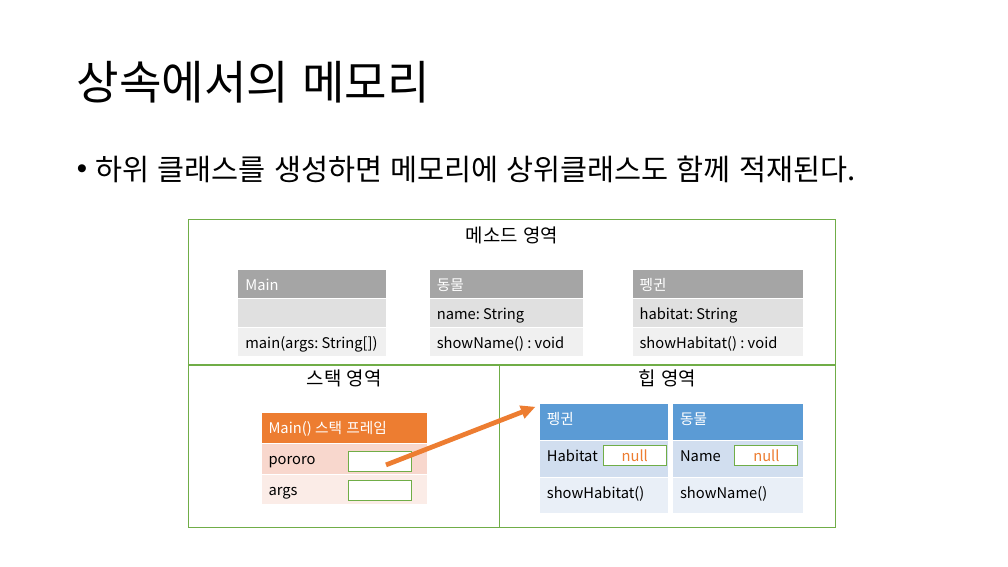
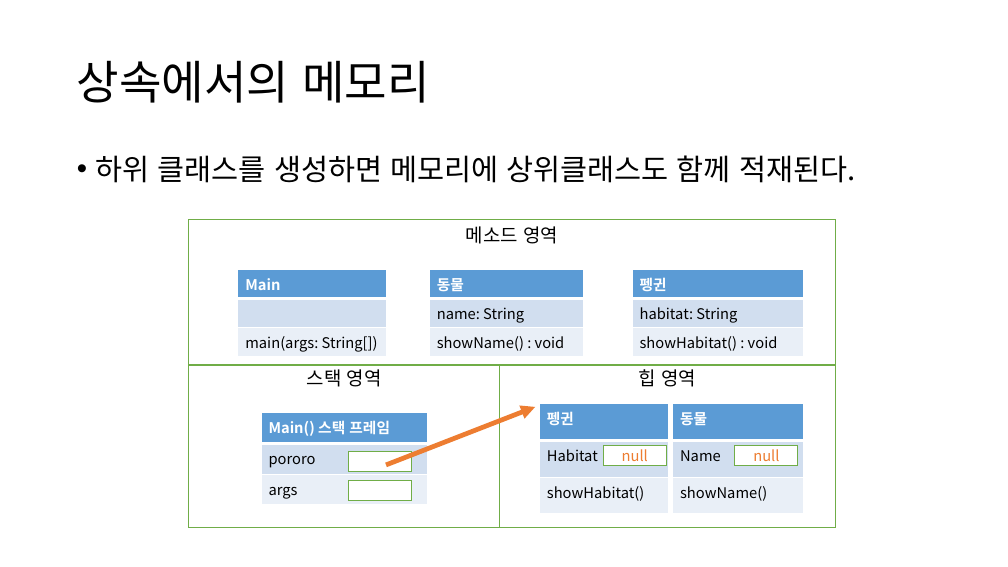
Before and after one commit to YonghoChoi/develop-note, a slide deck: slide 22 of ppt/객체지향 기본.pptx. Drawn at 1008x567 pixels with LibreOffice and Linux fonts; fonts in the diff are those of the drawing. Boxes give left, top, right and bottom in pixels: in the first picture for what was removed or moved away, otherwise in the second. Text is boxed around its words. In the diff, an @@ line names an element or a change of style, - is before the commit and + after.

```diff
--- a/ppt/객체지향 기본.pptx
+++ b/ppt/객체지향 기본.pptx
@@ table at (238, 270, 386, 356) @@
@@ fill #A5A5A5 to #5B9BD5 in row 1, column 1 @@
@@ fill #E1E1E1 to #D2DEEF in row 2, column 1 @@
@@ fill #F0F0F0 to #EAEFF7 in row 3, column 1 @@
@@ bold on in "Main" @@
@@ table at (430, 270, 583, 355) @@
@@ fill #A5A5A5 to #5B9BD5 in row 1, column 1 @@
@@ fill #E1E1E1 to #D2DEEF in row 2, column 1 @@
@@ fill #F0F0F0 to #EAEFF7 in row 3, column 1 @@
@@ bold on in "동물" @@
@@ table at (632, 270, 804, 355) @@
@@ fill #A5A5A5 to #5B9BD5 in row 1, column 1 @@
@@ fill #E1E1E1 to #D2DEEF in row 2, column 1 @@
@@ fill #F0F0F0 to #EAEFF7 in row 3, column 1 @@
@@ bold on in "펭귄" @@
@@ table at (261, 413, 427, 505) @@
@@ fill #ED7D31 to #5B9BD5 in row 1, column 1 @@
@@ fill #F8D7CE to #D2DEEF in row 2, column 1 @@
@@ fill #FCECE8 to #EAEFF7 in row 3, column 1 @@
@@ bold on in "Main() 스택 프레임" @@
@@ table at (539, 404, 668, 514) @@
@@ bold on in "펭귄" @@
@@ table at (673, 404, 804, 514) @@
@@ bold on in "동물" @@
```
Also in this commit, not shown: 9 other slides changed, 2 slides added, 1 slide removed.
